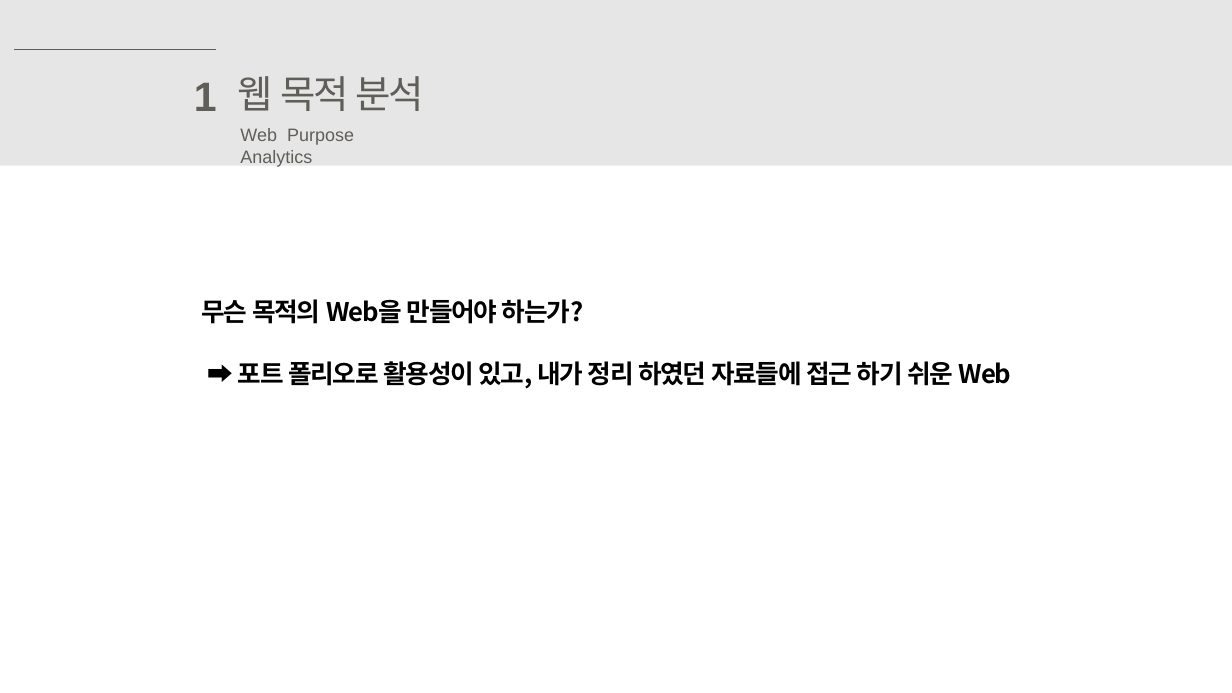
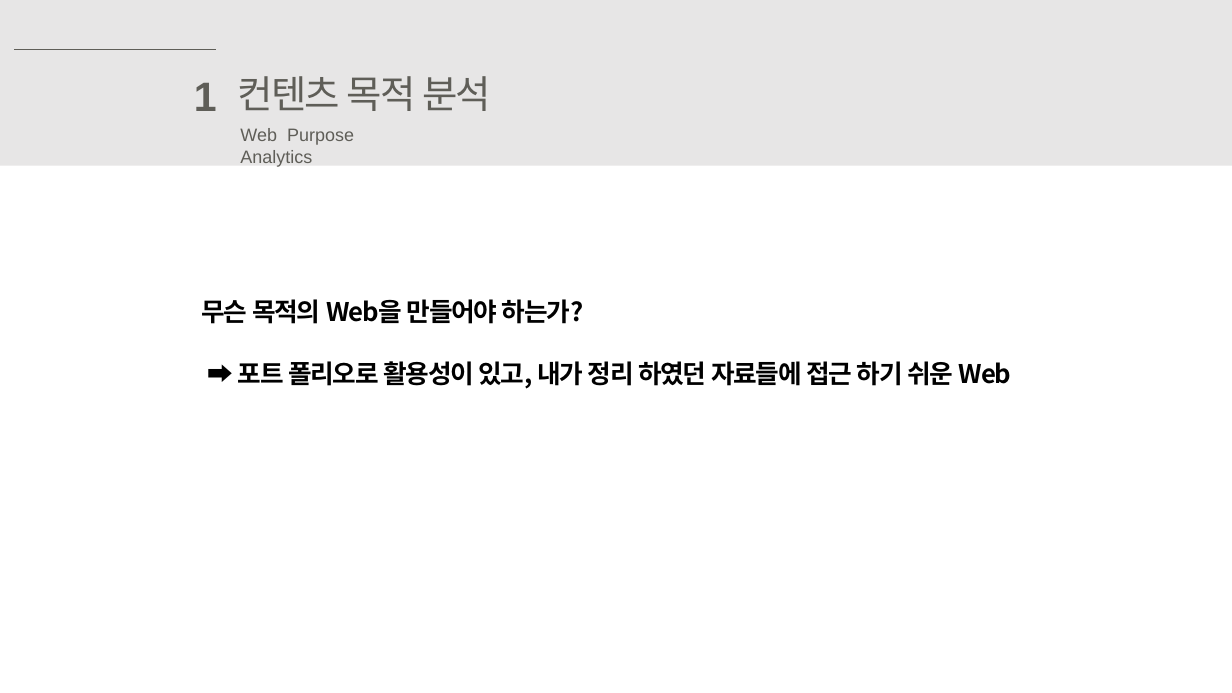
Before and after one commit to thlim008/Web_Project, a slide deck: slide 4 of selfportfolio-2018.pptx. Drawn at 1232x693 pixels with LibreOffice and Linux fonts; fonts in the diff are those of the drawing. Boxes give left, top, right and bottom in pixels: in the first picture for what was removed or moved away, otherwise in the second. Text is boxed around its words. In the diff, an @@ line names an element or a change of style, - is before the commit and + after.

```diff
--- a/selfportfolio-2018.pptx
+++ b/selfportfolio-2018.pptx
@@ text at (238,76,491,111): text changed @@
-웹 목적 분석
+컨텐츠 목적 분석
```
Also in this commit, not shown: 7 other slides changed, 8 slides added, 33 other files.
